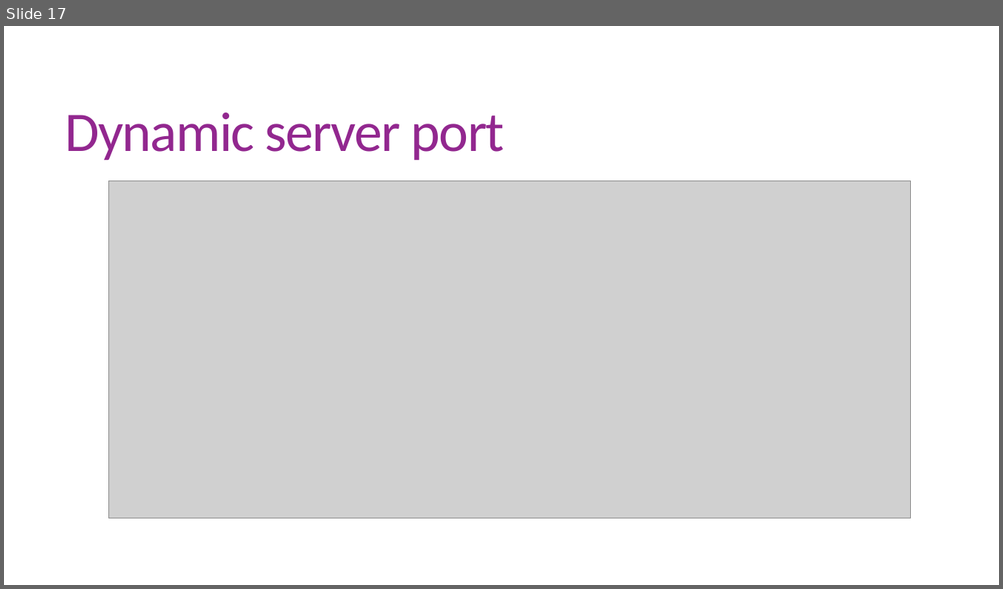
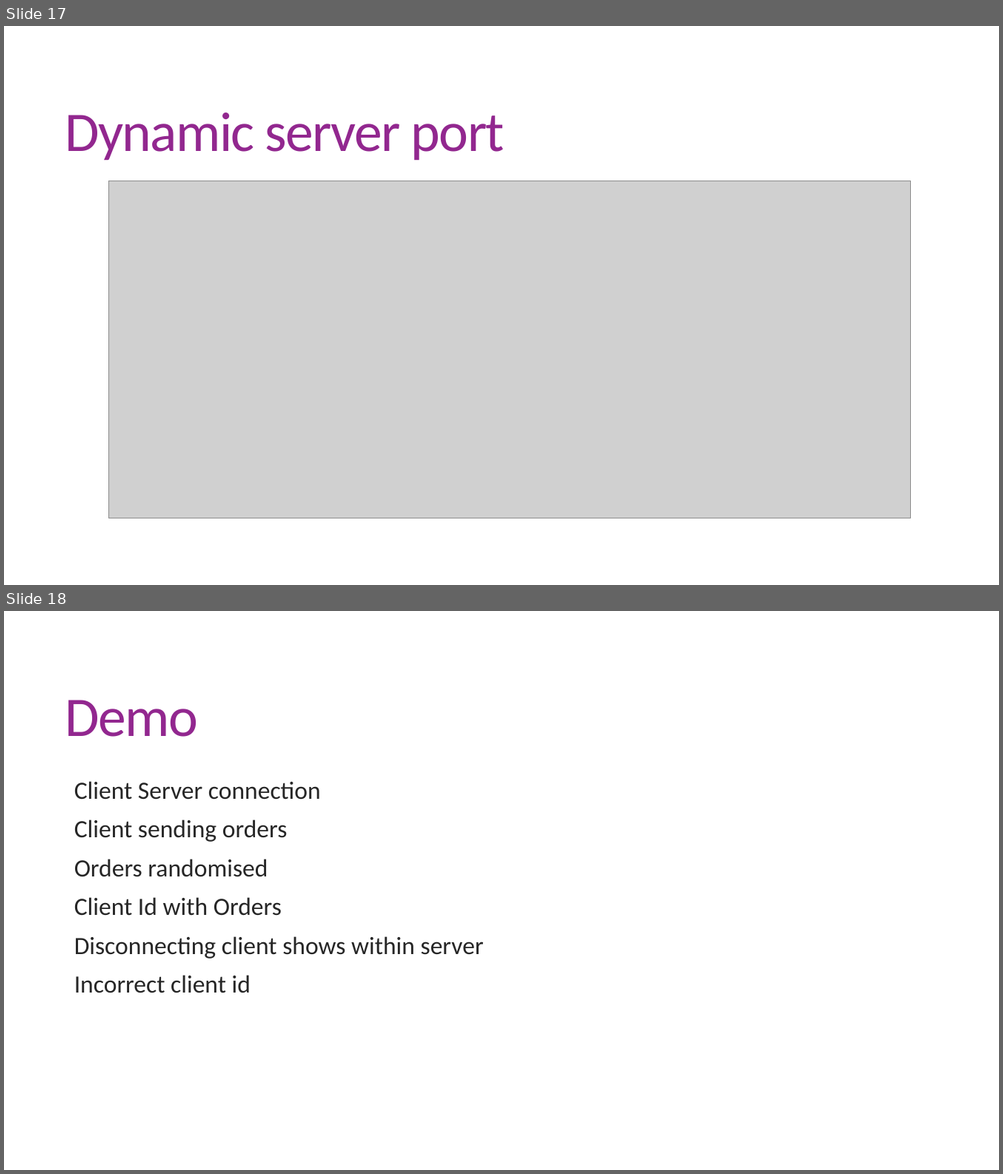
Before and after one commit to RishiChavda/MSTE, a slide deck: MTSE.pptx. Shown one above the other, each under a label of ours: slide 17 before the commit, slides 17 and 18 after it. The pictures are 1003x589 and 1003x1174 pixels, drawn with LibreOffice and Linux fonts; fonts in the diff are those of the drawing; grey boxes stand for pictures. Boxes give left, top, right and bottom in pixels: in the first picture for what was removed or moved away, otherwise in the second. Text is boxed around its words. In the diff, an @@ line names an element or a change of style, - is before the commit and + after.

```diff
--- a/MTSE.pptx
+++ b/MTSE.pptx
@@ slide 18 added at [4,611,999,1170], background #FFFFFF @@
@@ title added at [65,700,198,737], 54 pt, text #92278F @@
+Demo
@@ text added at [74,781,484,994], 24 pt, text #262626 @@
+  Client Server connection
+  Client sending orders
+  Orders randomised
+  Client Id with Orders
+  Disconnecting client shows within server
+  Incorrect client id
```
Also in this commit, not shown: 4 slides changed, 5 other slides added, 1 slide removed.
